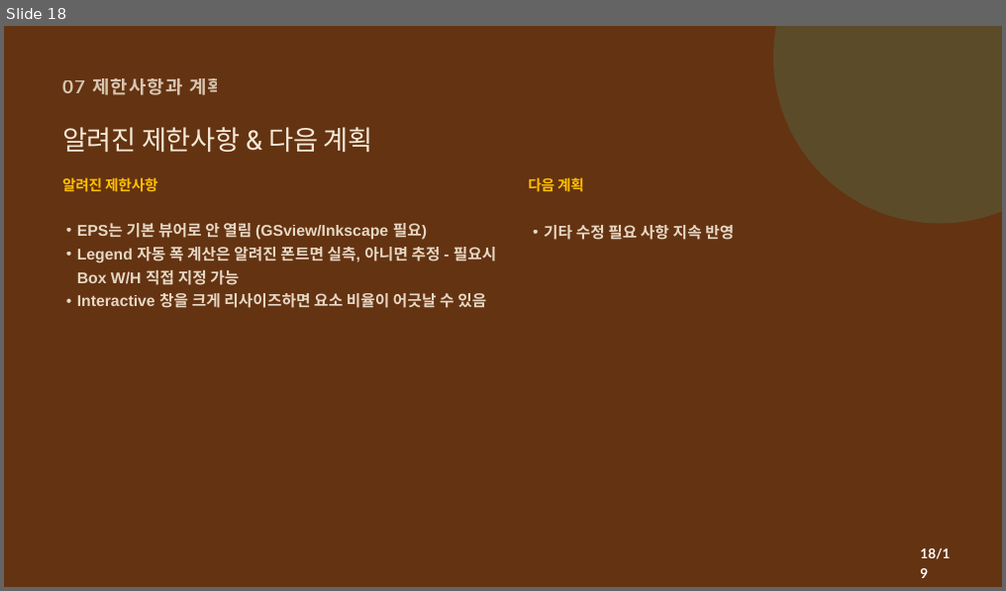
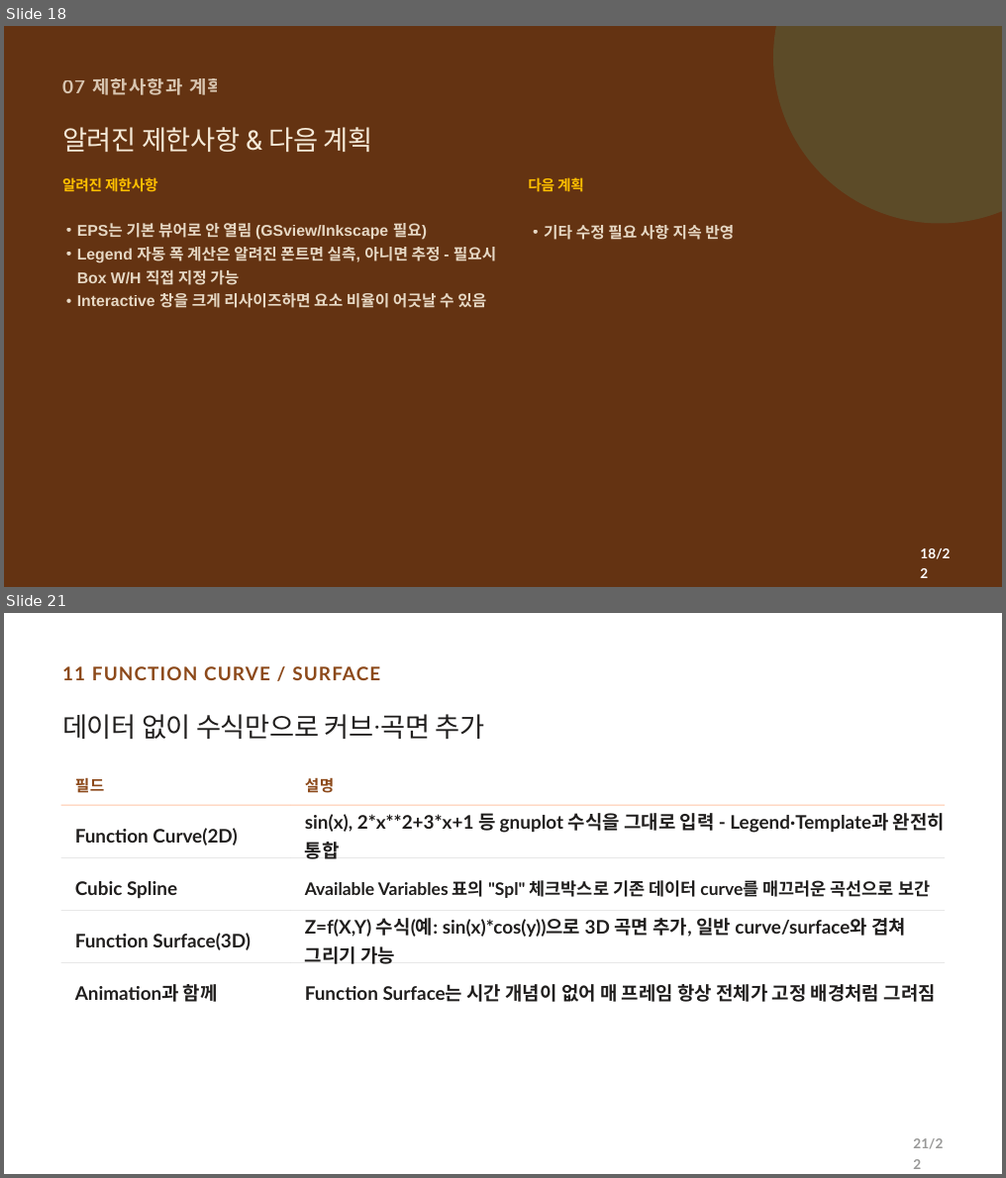
Before and after one commit to CWKIM113/CathPlot_Pub, a slide deck: CathPlot_발표.pptx. Shown one above the other, each under a label of ours: slide 18 before the commit, slides 18 and 21 after it; the slides between them are not shown. The pictures are 1006x591 and 1006x1178 pixels, drawn with LibreOffice and Linux fonts; fonts in the diff are those of the drawing. Boxes give left, top, right and bottom in pixels: in the first picture for what was removed or moved away, otherwise in the second. Text is boxed around its words. In the diff, an @@ line names an element or a change of style, - is before the commit and + after.

```diff
--- a/CathPlot_발표.pptx
+++ b/CathPlot_발표.pptx
@@ slide 21 added at [4, 613, 1002, 1174], background #FFFFFF @@
@@ text added at [62, 666, 380, 680], 27 pt, text #8C491A, bold @@
+11 FUNCTION CURVE / SURFACE
@@ text added at [62, 714, 485, 739], 39 pt, text #201E1D @@
+데이터 없이 수식만으로 커브·곡면 추가
@@ text added at [75, 777, 105, 793], 22.5 pt, text #8C491A, bold @@
+필드
@@ text added at [305, 778, 335, 793], 22.5 pt, text #8C491A, bold @@
+설명
@@ rectangle added at [61, 805, 291, 806], fill #FFC6A5 @@
@@ rectangle added at [291, 805, 944, 806], fill #FFC6A5 @@
@@ text added at [305, 813, 944, 860], 27 pt, text #201E1D, bold @@
+sin(x), 2*x**2+3*x+1 등 gnuplot 수식을 그대로 입력 - Legend·Template과 완전히 통합
@@ text added at [75, 828, 237, 846], 27 pt, text #201E1D, bold @@
+Function Curve(2D)
@@ rectangle added at [61, 858, 291, 859], fill #1F1F1F at 16% opacity @@
@@ rectangle added at [291, 858, 944, 859], fill #1F1F1F at 16% opacity @@
@@ text added at [75, 881, 177, 898], 27 pt, text #201E1D, bold @@
+Cubic Spline
@@ text added at [305, 880, 930, 898], 25 pt, text #201E1D, bold @@
+Available Variables 표의 "Spl" 체크박스로 기존 데이터 curve를 매끄러운 곡선으로 보간
@@ rectangle added at [61, 910, 291, 911], fill #1F1F1F at 16% opacity @@
@@ text added at [75, 933, 251, 951], 27 pt, text #201E1D, bold @@
+Function Surface(3D)
@@ rectangle added at [291, 910, 944, 911], fill #1F1F1F at 16% opacity @@
@@ text added at [305, 918, 906, 964], 27 pt, text #201E1D, bold @@
+Z=f(X,Y) 수식(예: sin(x)*cos(y))으로 3D 곡면 추가, 일반 curve/surface와 겹쳐 그리기 가능
@@ rectangle added at [61, 962, 291, 963], fill #1F1F1F at 16% opacity @@
@@ rectangle added at [291, 962, 944, 963], fill #1F1F1F at 16% opacity @@
@@ text added at [75, 984, 218, 1002], 27 pt, text #201E1D, bold @@
+Animation과 함께
@@ text added at [305, 984, 936, 1002], 27 pt, text #201E1D, bold @@
+Function Surface는 시간 개념이 없어 매 프레임 항상 전체가 고정 배경처럼 그려짐
@@ text added at [913, 1139, 943, 1150], 19.5 pt, text #1F1F1D at 45% opacity, bold @@
+21/22
@@ slide 18 changed as well @@
@@ text at [920, 549, 949, 560]: text changed @@
-18/19
+18/22
```
Also in this commit, not shown: 18 other slides changed, 2 other slides added, 1 other file.
